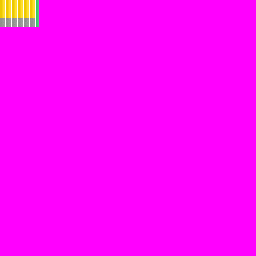
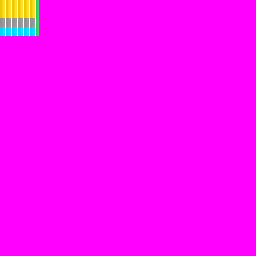
Layered file, before and after one edit (256 × 256). Changes by layer:
added layer "Nutrient Bar" above "Gas Bar" over (0, 27, 39, 36)
painted on "Background" over (0, 27, 39, 36)
